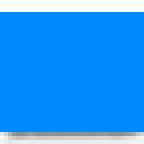
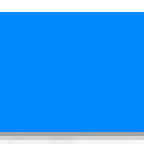
Two versions of the same layered image (144x144). Layer-by-layer changes:
painted on "Layer #1" over (0, 132, 144, 144)
